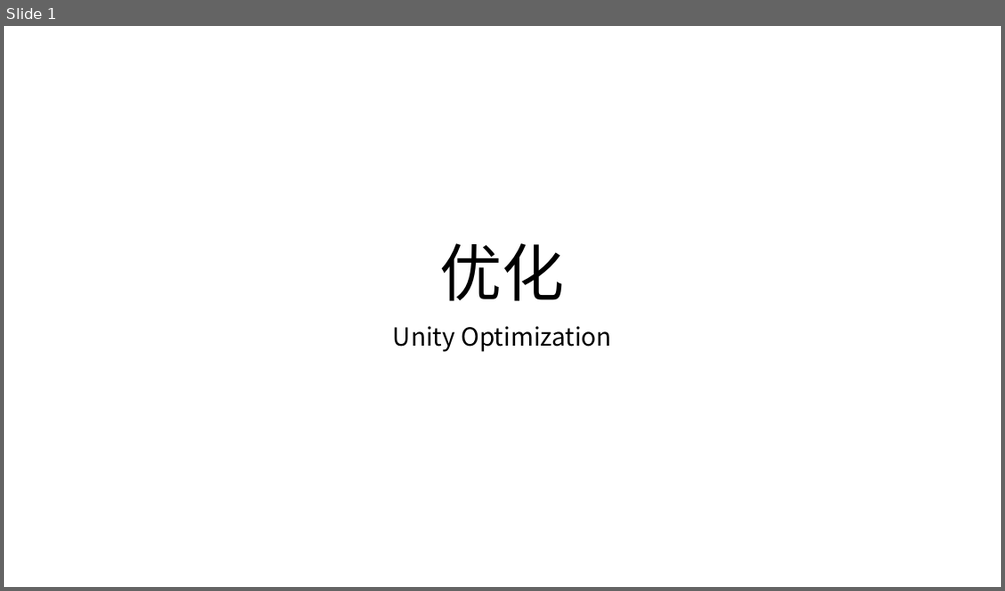
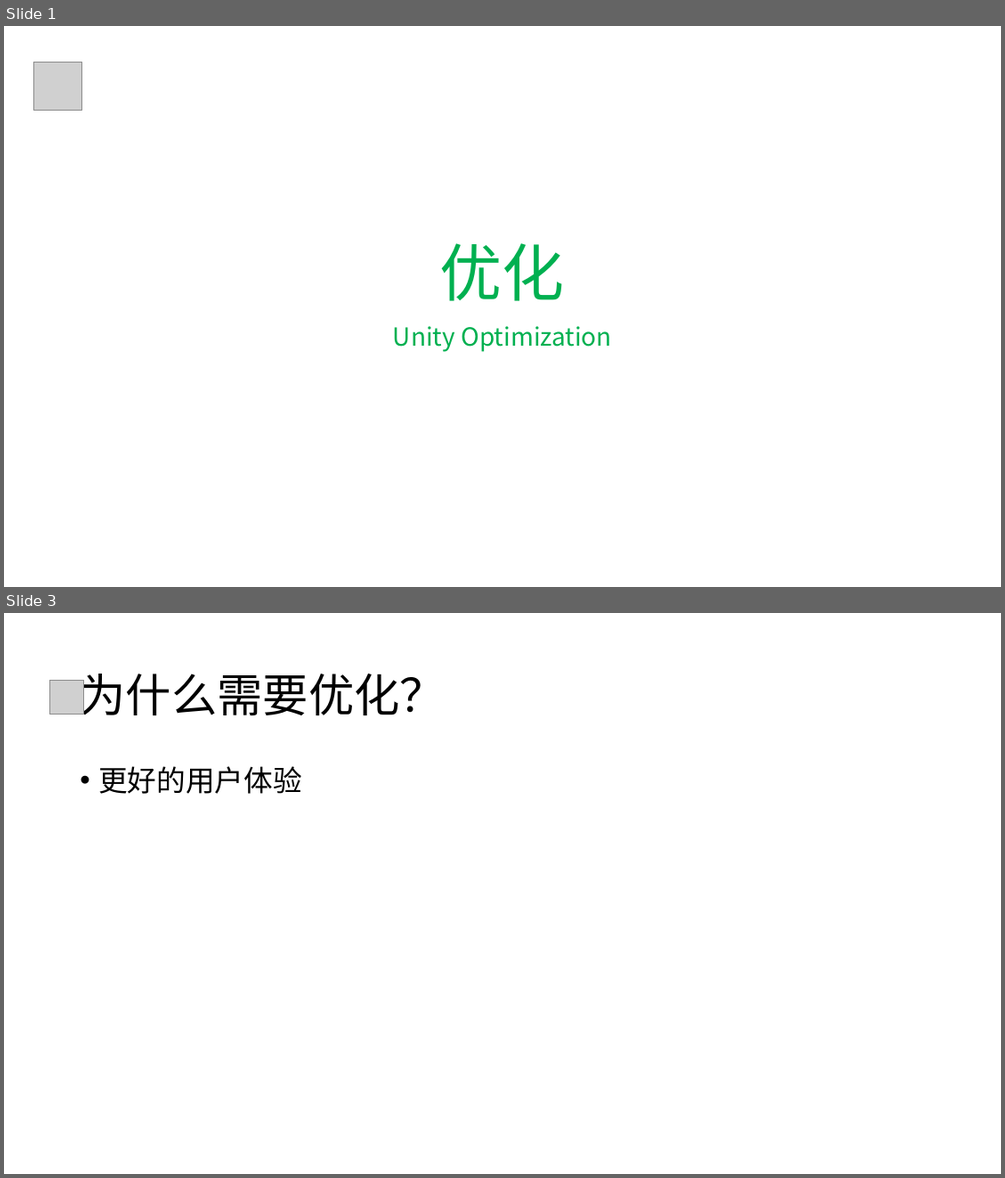
Before and after one commit to llyao/NoteOfGameDevelop, a slide deck: 优化.pptx. Shown one above the other, each under a label of ours: slide 1 before the commit, slides 1 and 3 after it; the slides between them are not shown. The pictures are 1005x591 and 1005x1178 pixels, drawn with LibreOffice and Linux fonts; fonts in the diff are those of the drawing; grey boxes stand for pictures; background and template pictures are left out. Boxes give left, top, right and bottom in pixels: in the first picture for what was removed or moved away, otherwise in the second. Text is boxed around its words. In the diff, an @@ line names an element or a change of style, - is before the commit and + after.

```diff
--- a/优化.pptx
+++ b/优化.pptx
@@ slide 3 added at (4,613,1001,1174), background #FFFFFF @@
@@ picture added at (49,680,84,714) @@
@@ title added at (80,674,445,715), 44 pt, text #000000 @@
+为什么需要优化？
@@ text added at (98,766,301,794), 28 pt, text #000000 @@
+• 更好的用户体验
@@ slide 1 changed as well @@
@@ picture added at (33,62,81,111) @@
@@ title "优化" at (440,243,565,301): text colour #000000 to #00B050 @@
@@ subtitle "Unity Optimization" at (393,326,612,352): text colour #000000 to #00B050 @@
```
Also in this commit, not shown: 3 other slides changed, 8 other slides added.
